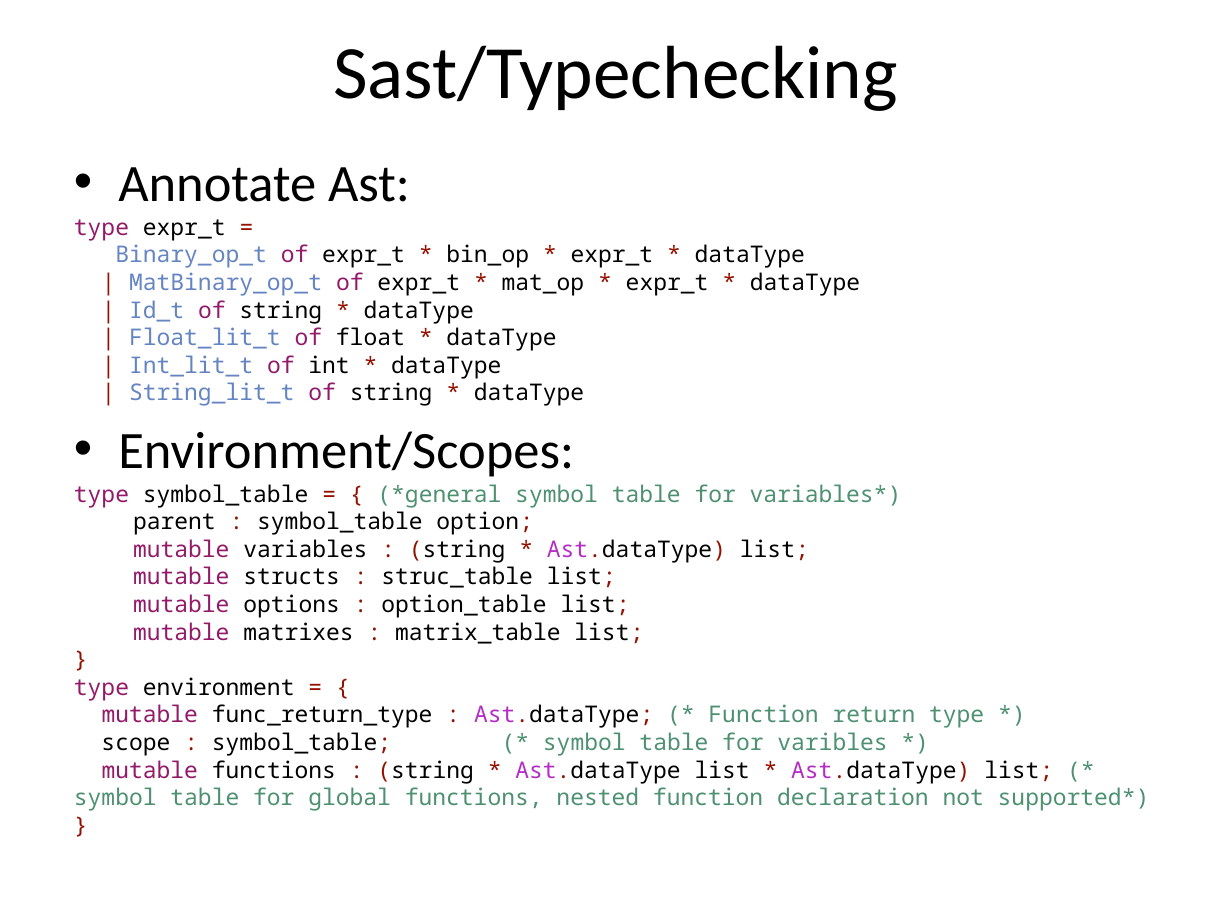
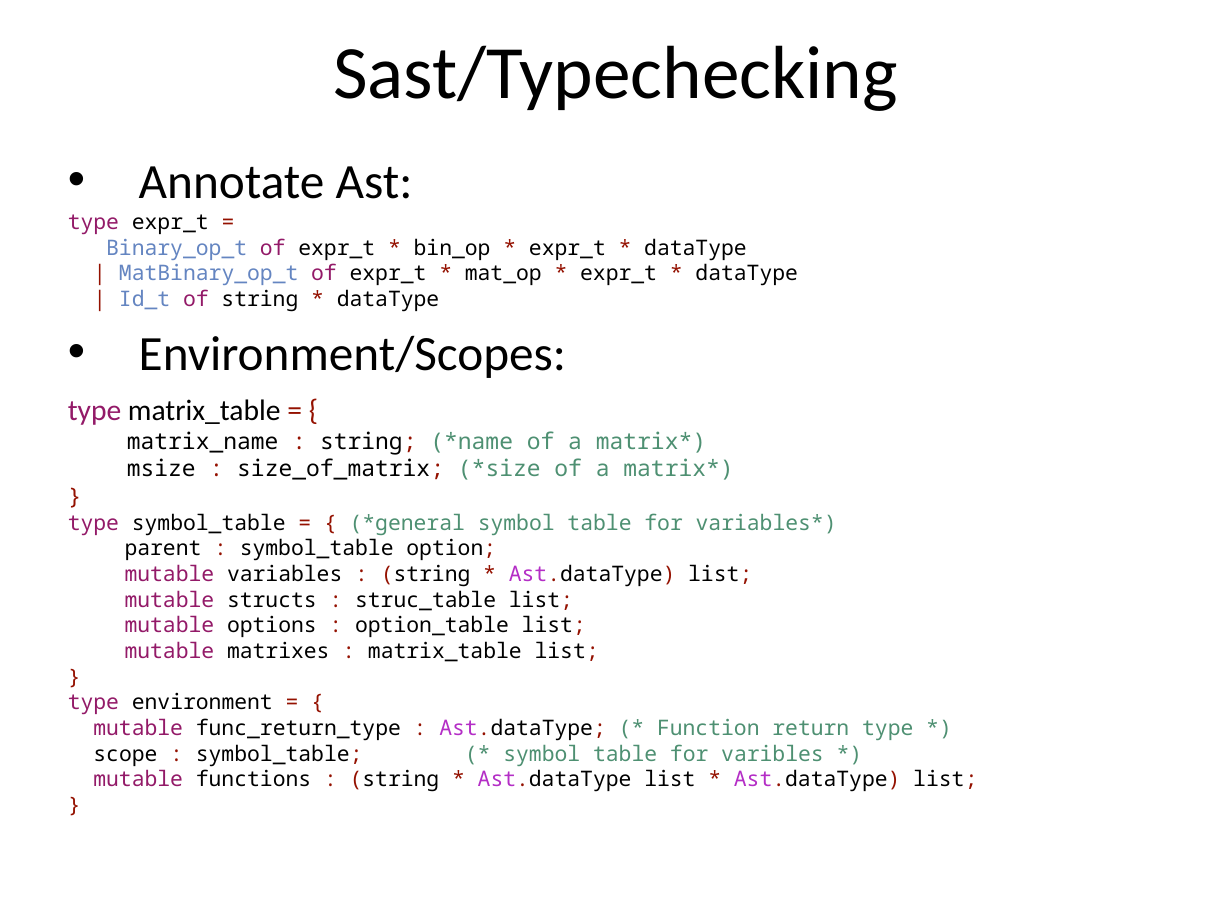
Before and after one commit to liufei11111/w4115PLT, a slide deck: slide 13 of src/project/demo/PLTFinalPresentation.pptx. Drawn at 1232x924 pixels with LibreOffice and Linux fonts; fonts in the diff are those of the drawing. Boxes give left, top, right and bottom in pixels: in the first picture for what was removed or moved away, otherwise in the second. Text is boxed around its words. In the diff, an @@ line names an element or a change of style, - is before the commit and + after.

```diff
--- a/src/project/demo/PLTFinalPresentation.pptx
+++ b/src/project/demo/PLTFinalPresentation.pptx
@@ text at (68,166,913,767): size 30.7 to 28.8 pt in "Annotate Ast:", "Environment/Scopes:"; size 13.4 to 12.5 pt in "type expr_t =", "Binary_op_t of expr_t * bin_op * expr_t ...", "| MatBinary_op_t of expr_t * mat_op * ...", "| Id_t of string * dataType" and 11 more places; indent changed @@
@@ text at (129,327,584,406): paragraphs removed @@
-| Float_lit_t of float * dataType
-| Int_lit_t of int * dataType
-| String_lit_t of string * dataType
@@ text at (68,399,733,480): paragraphs added @@
+type matrix_table = {
+matrix_name : string; (*name of a matrix*)
+msize : size_of_matrix; (*size of a matrix*)
+}
@@ text at (93,766,977,792): text changed; size 13.4 to 12.5 pt; text colour #4E9072 to #000000 @@
-mutable functions : (string * Ast.dataType list * Ast.dataType) list; (* symbol table for global functions, nested function declaration not supported*)
+mutable functions : (string * Ast.dataType list * Ast.dataType) list;
```
Also in this commit, not shown: 11 other slides changed, 1 slide added, 1 slide removed.
